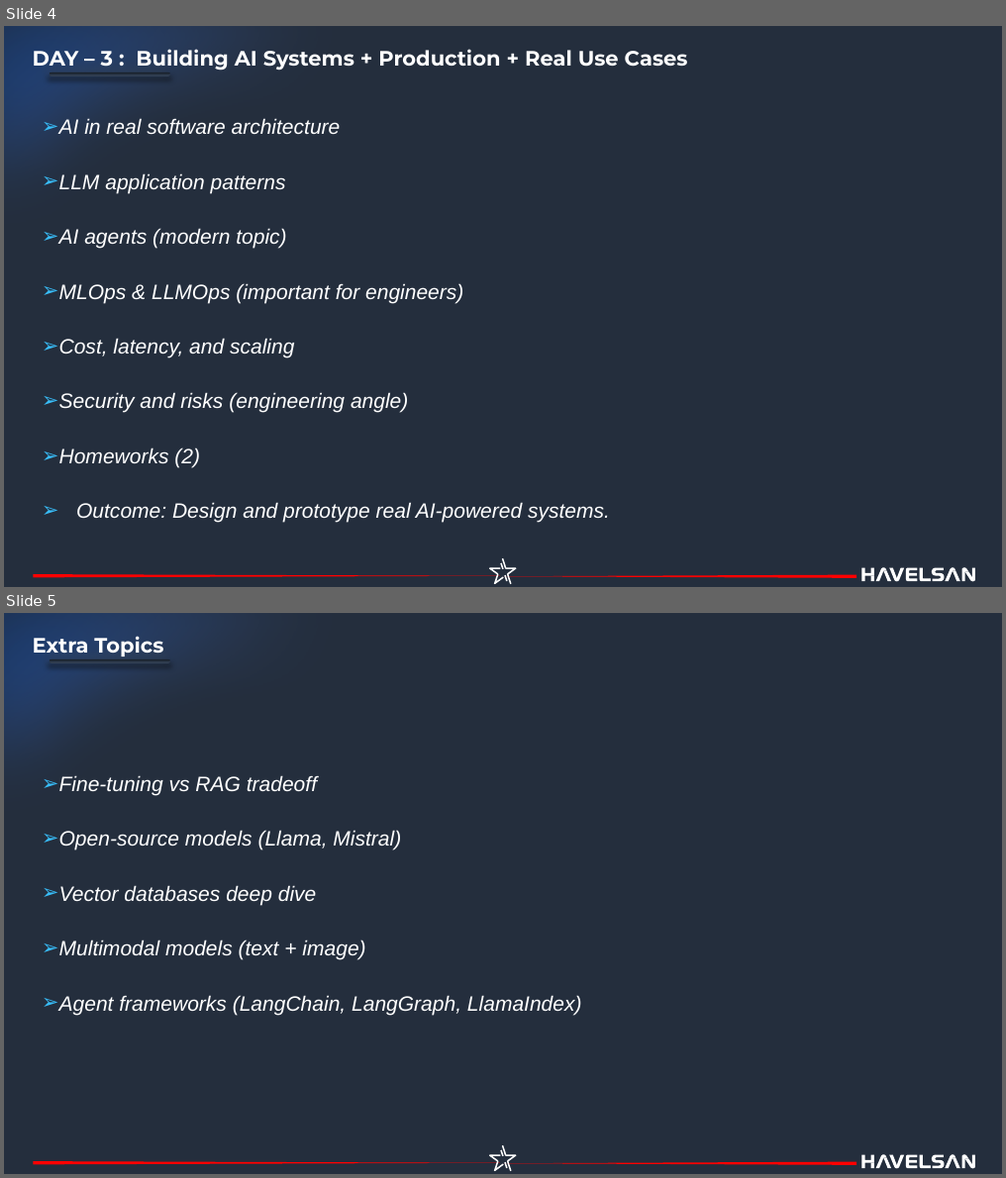
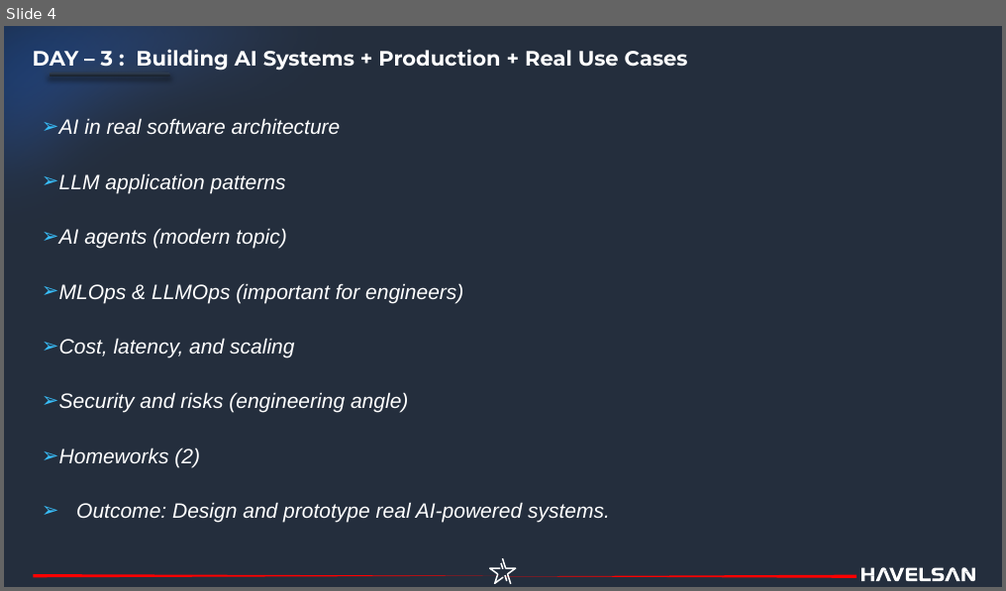
Before and after one commit to havelsan/YZ_EGITIM, a slide deck: presentations/00.syllabus.pptx. Shown one above the other, each under a label of ours: slides 4 and 5 before the commit, slide 4 after it. The pictures are 1006x1178 and 1006x591 pixels, drawn with LibreOffice and Linux fonts; fonts in the diff are those of the drawing. Boxes give left, top, right and bottom in pixels: in the first picture for what was removed or moved away, otherwise in the second. Text is boxed around its words. In the diff, an @@ line names an element or a change of style, - is before the commit and + after.

```diff
--- a/presentations/00.syllabus.pptx
+++ b/presentations/00.syllabus.pptx
@@ slide 5 removed at bbox=[4, 613, 1002, 1174], background #242E3D; not listed: 8 template elements that a slide beside it also shows @@
@@ text removed at bbox=[33, 636, 163, 657] @@
-Extra Topics
@@ text removed at bbox=[59, 775, 582, 1015] @@
-➢ Fine-tuning vs RAG tradeoff
-➢ Open-source models (Llama, Mistral)
-➢ Vector databases deep dive
-➢ Multimodal models (text + image)
-➢ Agent frameworks (LangChain, LangGraph, LlamaIndex)
@@ slide 4 changed as well @@
@@ outline redrawn in 4 elements at bbox=[4, 26, 856, 463], bbox=[49, 73, 169, 76], bbox=[489, 559, 516, 584], bbox=[49, 73, 169, 76] @@
```
Also in this commit, not shown: 3 other slides changed, 1 other file.
